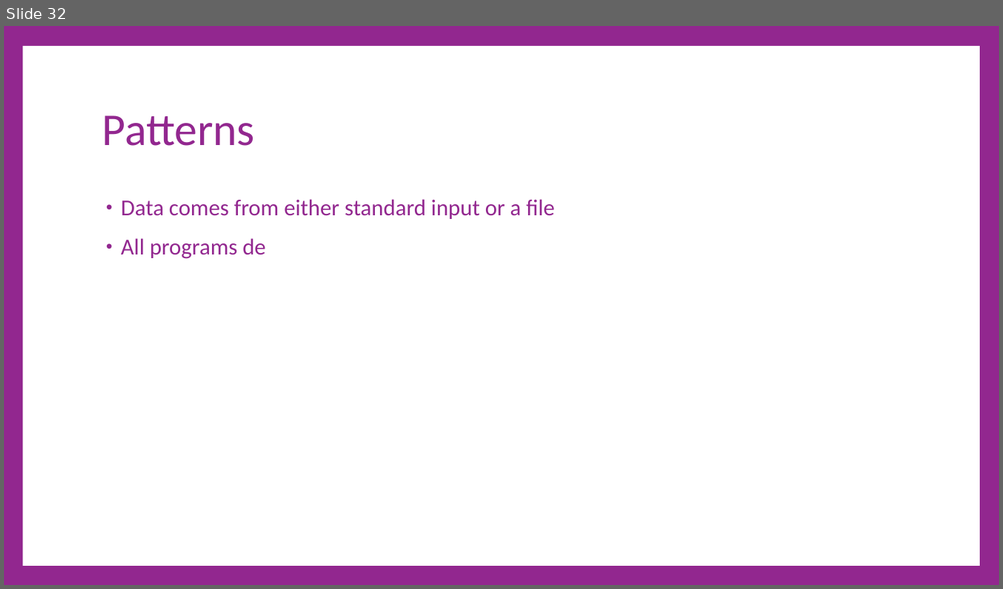
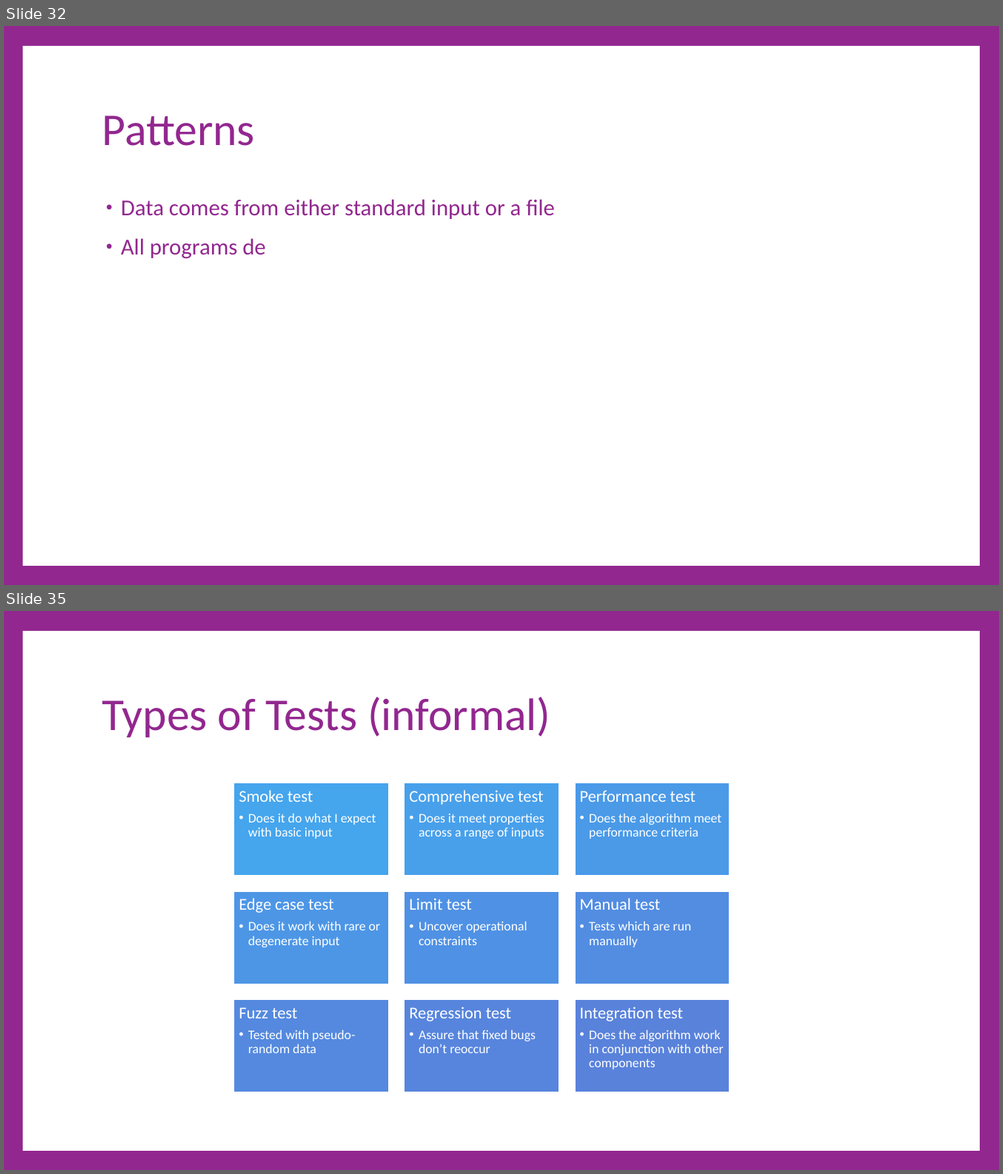
Before and after one commit to cdiggins/cs321, a slide deck: class-notes/cs321-winter-2023-lecture-7.pptx. Shown one above the other, each under a label of ours: slide 32 before the commit, slides 32 and 35 after it; the slides between them are not shown. The pictures are 1003x589 and 1003x1174 pixels, drawn with LibreOffice and Linux fonts; fonts in the diff are those of the drawing. Boxes give left, top, right and bottom in pixels: in the first picture for what was removed or moved away, otherwise in the second. Text is boxed around its words. In the diff, an @@ line names an element or a change of style, - is before the commit and + after.

Commit message:
Improved slides a bit, but adding a lot of tests

```diff
--- a/class-notes/cs321-winter-2023-lecture-7.pptx
+++ b/class-notes/cs321-winter-2023-lecture-7.pptx
@@ slide 35 added at [4, 611, 999, 1170], background #92278F; not listed: 1 template element that a slide beside it also shows @@
@@ title added at [102, 697, 551, 738], 66 pt, text #92278F @@
+Types of Tests (informal)
@@ group added at [233, 783, 729, 1093]: 9 rectangles, 9 texts @@
+Smoke test
+  • Does it do what I expect with basic input
+Comprehensive test
+  • Does it meet properties across a range of inputs
+Performance test
+  • Does the algorithm meet performance criteria
+Edge case test
+  • Does it work with rare or degenerate input
+Limit test
+  • Uncover operational constraints
+Manual test
+  • Tests which are run manually
+Fuzz test
+  • Tested with pseudo-random data
+Regression test
+  • Assure that fixed bugs don’t reoccur
+Integration test
+  • Does the algorithm work in conjunction with other components
```
Also in this commit, not shown: 1 slide changed, 2 other slides added, 4 other files.
